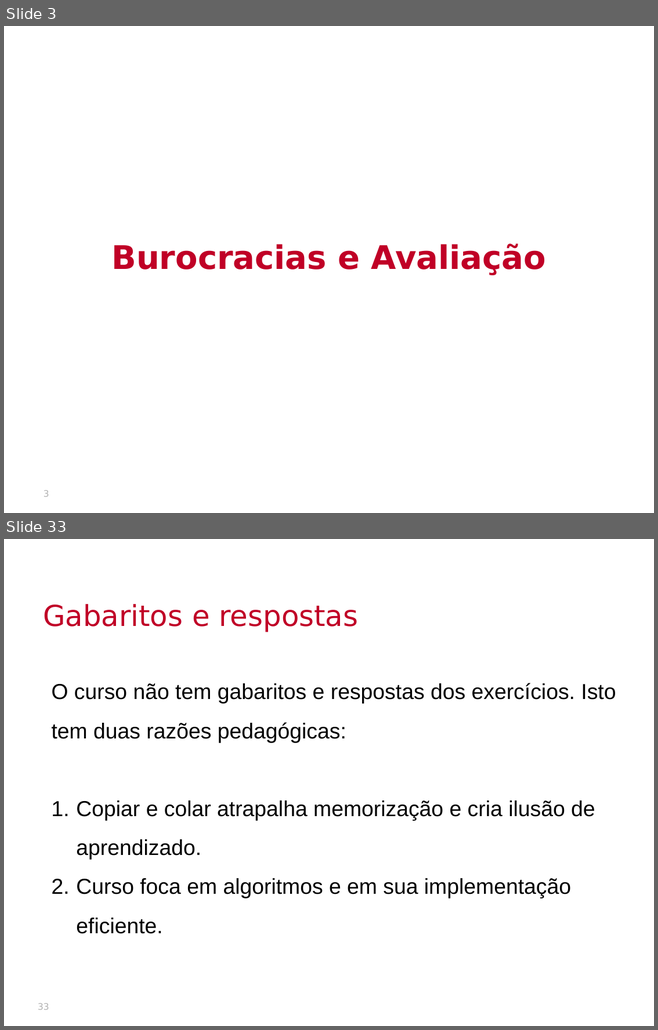
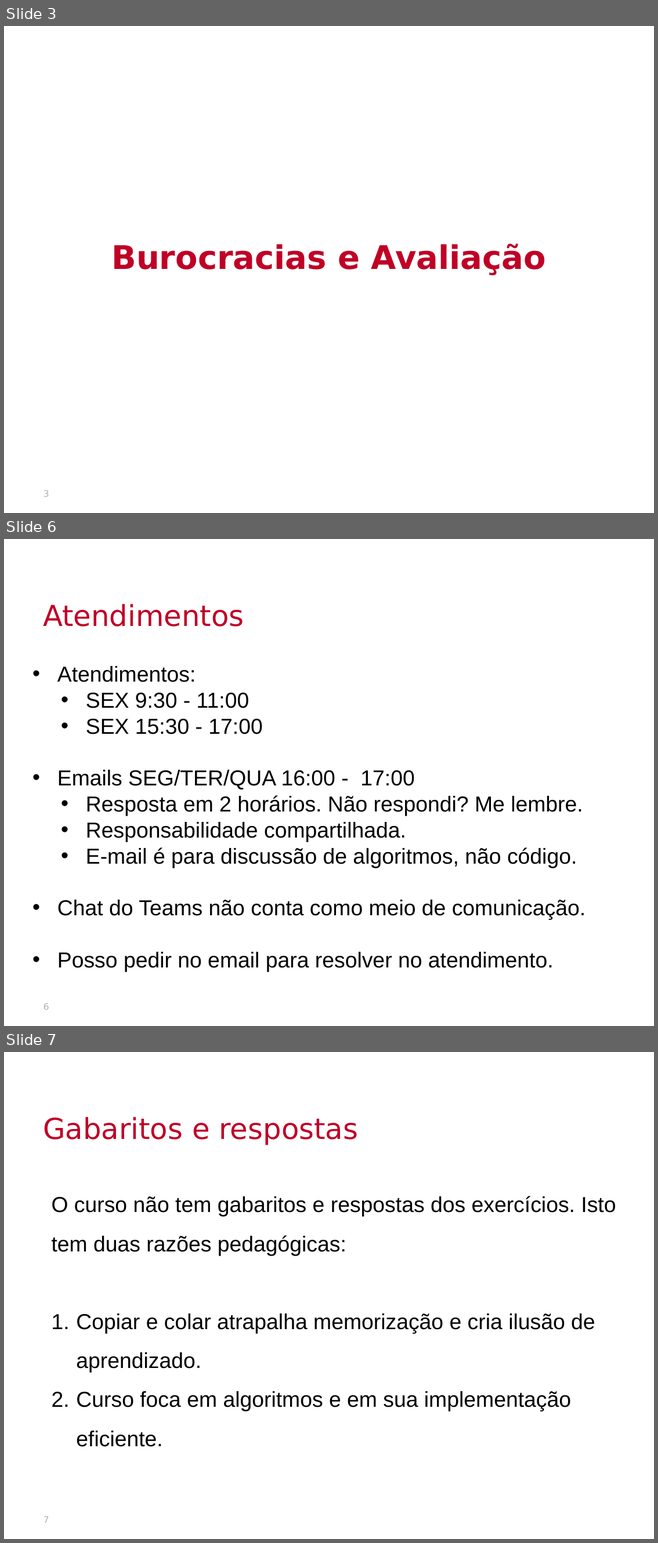
Before and after one commit to thalials/supercomp, a slide deck: aulas/01-introducao/slides.pptx. Shown one above the other, each under a label of ours: slides 3 and 33 before the commit, slides 3, 6 and 7 after it; the slides between them are not shown. The pictures are 658x1030 and 658x1543 pixels, drawn with LibreOffice and Linux fonts; fonts in the diff are those of the drawing; background and template pictures are left out. Boxes give left, top, right and bottom in pixels: in the first picture for what was removed or moved away, otherwise in the second. Text is boxed around its words. In the diff, an @@ line names an element or a change of style, - is before the commit and + after.

```diff
--- a/aulas/01-introducao/slides.pptx
+++ b/aulas/01-introducao/slides.pptx
@@ slide 6 added at (4,539,654,1026), background picture (left out) @@
@@ text added at (43,604,244,627), 32 pt, text #C00026 @@
+Atendimentos
@@ text added at (57,666,585,972), 24 pt, text #000000 @@
+• Atendimentos:
+  • SEX 9:30 - 11:00
+  • SEX 15:30 - 17:00
+• Emails SEG/TER/QUA 16:00 - 17:00
+  • Resposta em 2 horários. Não respondi? Me lembre.
+  • Responsabilidade compartilhada.
+  • E-mail é para discussão de algoritmos, não código.
+• Chat do Teams não conta como meio de comunicação.
+• Posso pedir no email para resolver no atendimento.
@@ page number added at (43,1003,49,1010), 10 pt, text #B2B2B2 @@
+6
@@ what was slide 33 is now slide 7 @@
@@ page number at (43,1517,49,1523): text changed @@
-33
+7
```
Also in this commit, not shown: 2 slides changed, 3 other slides added, 27 other files.
